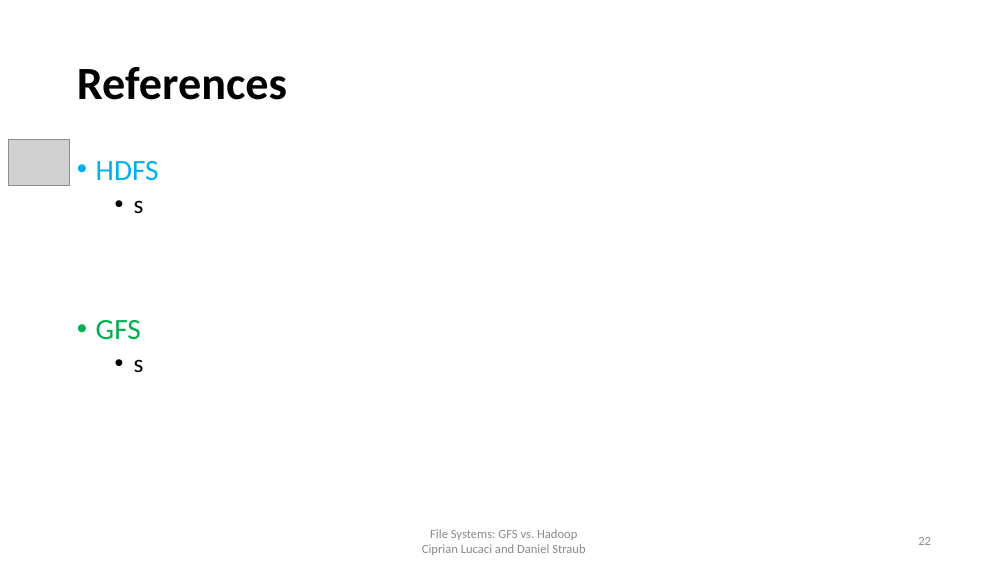
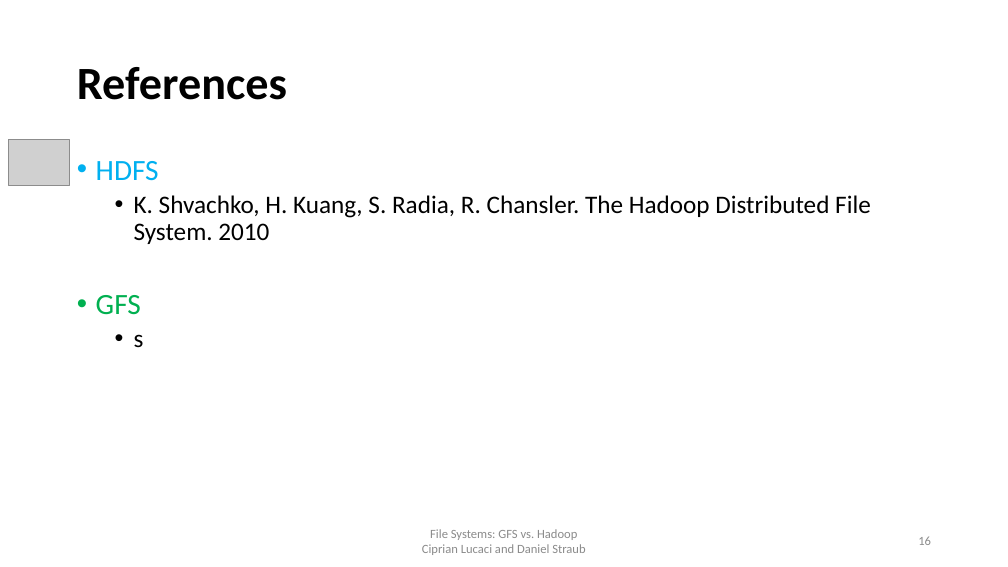
Before and after one commit to cipri7329/ss15-seminar, a slide deck: slide 16 of Presentation/DistributedFileSystems_Cipri.pptx (slide 22 before the commit). Drawn at 1008x567 pixels with LibreOffice and Linux fonts; fonts in the diff are those of the drawing; grey boxes stand for pictures; background and template pictures are left out. Boxes give left, top, right and bottom in pixels: in the first picture for what was removed or moved away, otherwise in the second. Text is boxed around its words. In the diff, an @@ line names an element or a change of style, - is before the commit and + after.

```diff
--- a/Presentation/DistributedFileSystems_Cipri.pptx
+++ b/Presentation/DistributedFileSystems_Cipri.pptx
@@ text at [134,195,871,244]: text changed @@
-  • s
+  • K. Shvachko, H. Kuang, S. Radia, R. Chansler. The Hadoop Distributed File System. 2010
@@ page number at [918,536,931,545]: text changed @@
-22
+16
```
Also in this commit, not shown: 6 slides removed, 15 other files.
